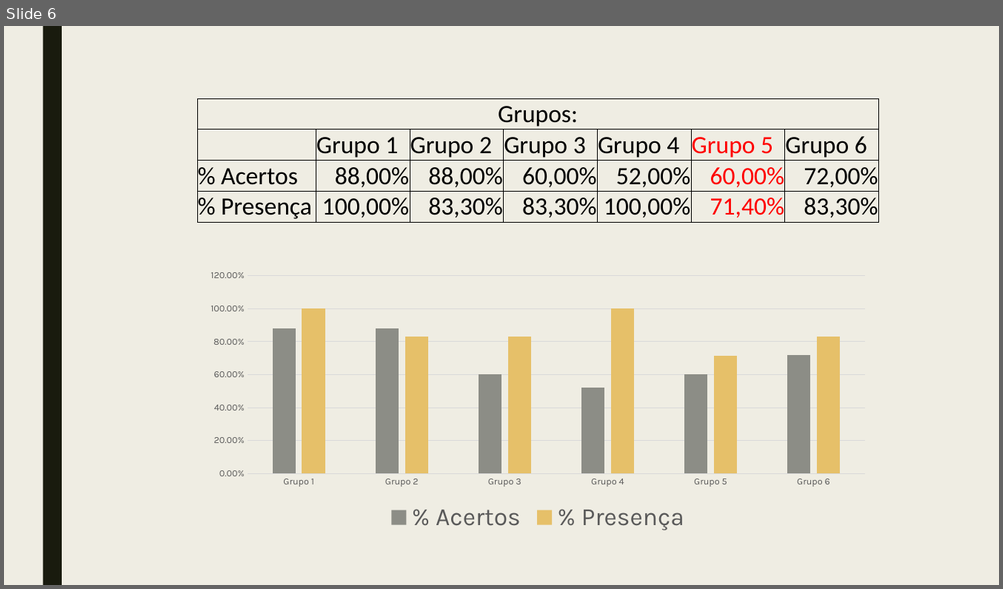
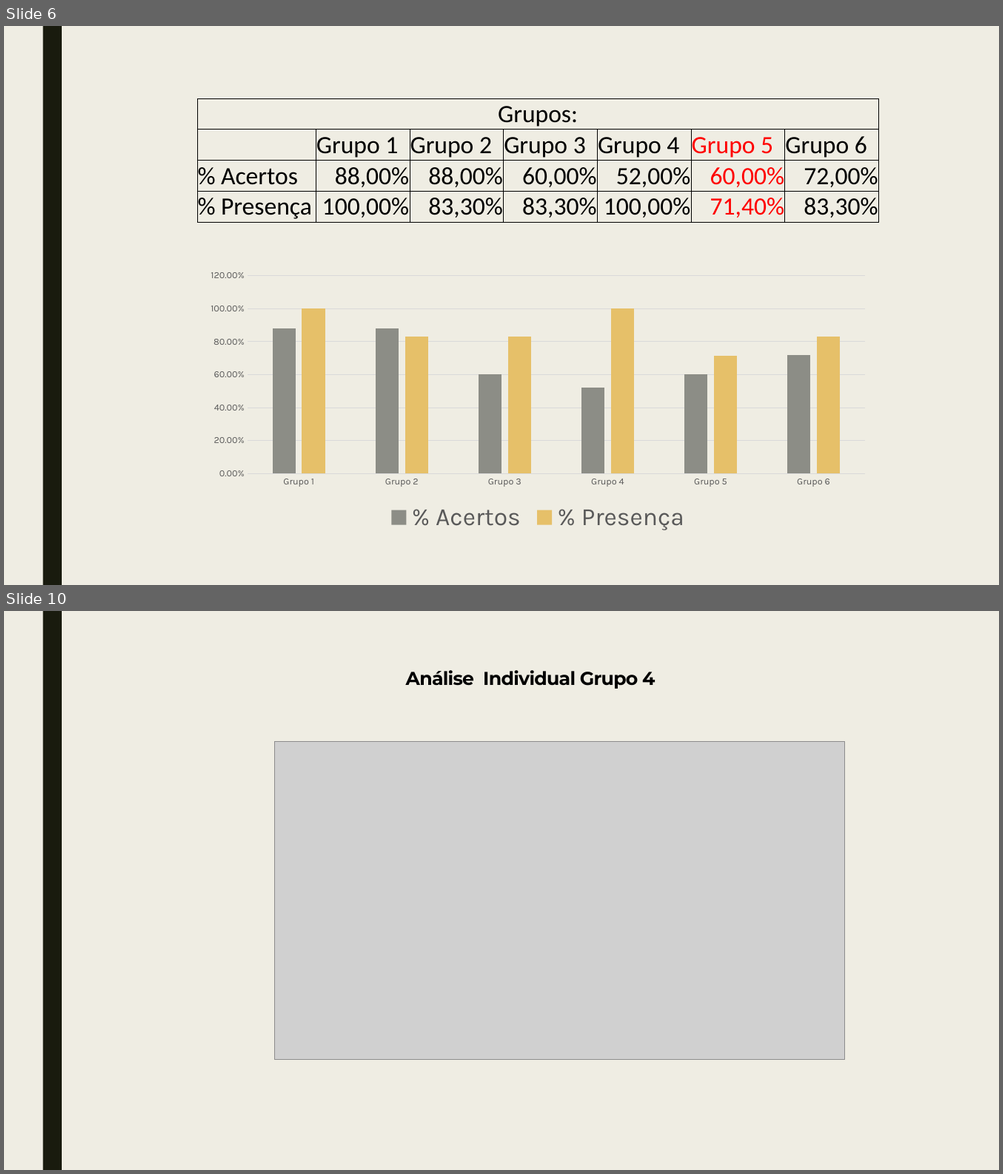
Before and after one commit to Time-Cinco/Avalia-o-1-e-2-, a slide deck: Apresentação time cinco.pptx. Shown one above the other, each under a label of ours: slide 6 before the commit, slides 6 and 10 after it; the slides between them are not shown. The pictures are 1003x589 and 1003x1174 pixels, drawn with LibreOffice and Linux fonts; fonts in the diff are those of the drawing; grey boxes stand for pictures. Boxes give left, top, right and bottom in pixels: in the first picture for what was removed or moved away, otherwise in the second. Text is boxed around its words. In the diff, an @@ line names an element or a change of style, - is before the commit and + after.

```diff
--- a/Apresentação time cinco.pptx
+++ b/Apresentação time cinco.pptx
@@ slide 10 added at (4,611,999,1170), background #EFEDE3; not listed: 1 template element that a slide beside it also shows @@
@@ text added at (406,670,654,689), 18 pt, text #000000, bold @@
+Análise Individual Grupo 4
@@ picture added at (274,741,844,1060) @@
```
Also in this commit, not shown: 4 other slides added, 1 slide removed.
